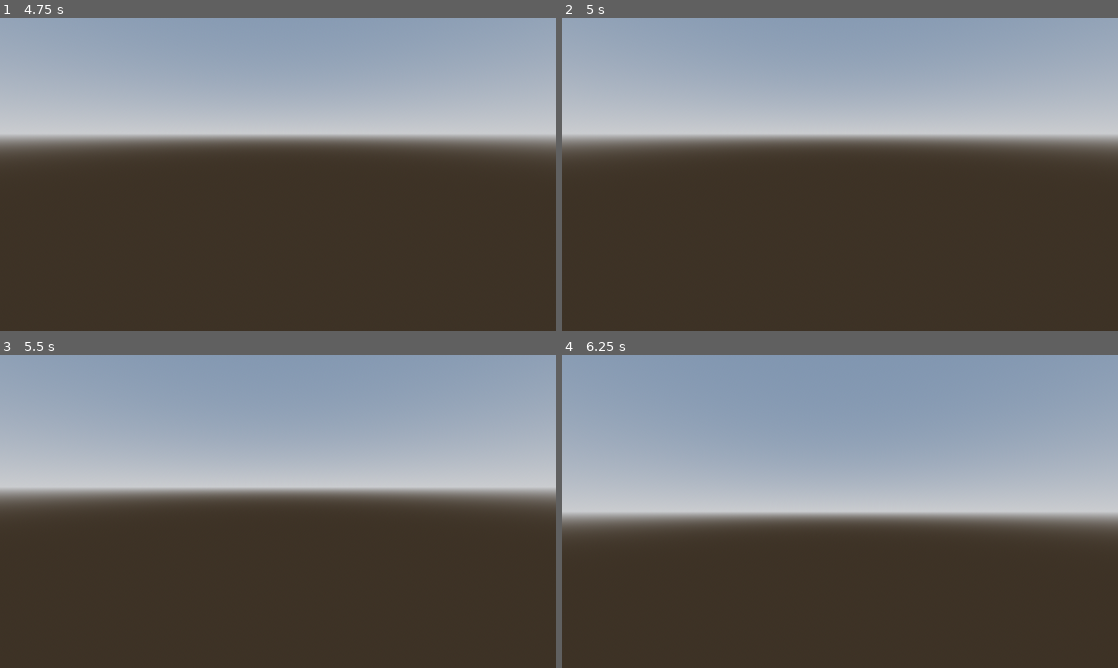
Above: before the commit, frames 1-4 (two rows, left to right).
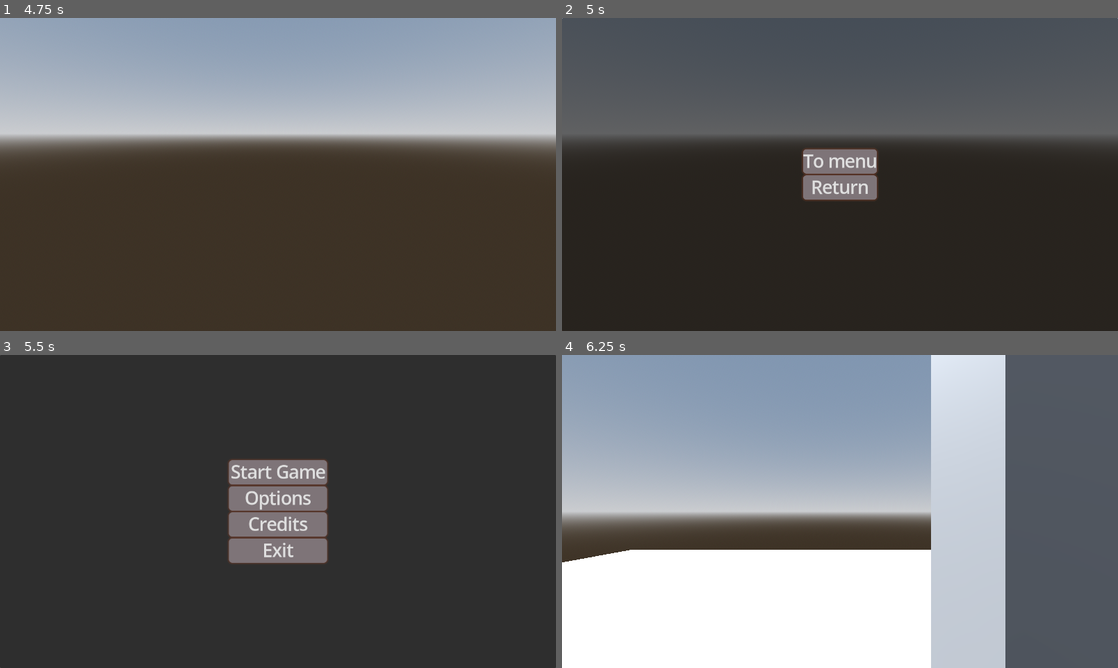
Above: after the commit, the same moments.

Repository: Redii9/Projekt_Gra_FPS
Game: Godot game, scene res://Scenes/menu.tscn
Two runs of this game, one before a commit and one after it. Both use one fixed random seed, a clock stepped at 60 frames per second and the inputs below.
Inputs (mouse positions are in pixels of both pictures, inside the frame that each line leads up to):
- Up to frame 1 (4.75 s): click "Start Game" at 0.5 s; tap Enter at 1.25, 4.25 s; move the mouse to (305, 174) at 1.27 s; hold W (forward) from 1.28 s (still down); tap Space (jump) at 1.52, 2.27, 3.5, 3.77, 4.52 s; move the mouse to (250, 174) at 2.02 s; move the mouse to (289, 168) at 2.77 s; move the mouse to (272, 180) at 3.52 s; move the mouse to (316, 177) at 4.27 s
- Up to frame 2 (5 s): keep holding W (forward); tap Escape (esc, bound only after the commit) at 4.9 s
- Up to frame 3 (5.5 s): release W (forward) at 5 s; click (278, 498) at 5 s, where only the run after the commit has a clickable "To menu"
- Up to frame 4 (6.25 s): click (840, 473) at 5.75 s, where only the run after the commit has a clickable "Start Game"

Frame 1 is identical in both runs. In frame 2, 47% of the frame differs, in the area x 0-100%, y 0-59%; in frame 3, 52%; in frame 4, 57%, in the area x 0-100%, y 0-100%.

Commit message:
Esc_ui
- Dodano esc_ui
- Dodano możliwość pauzy gry klikając esc w grze
- Dodano możliwość powrotu do menu z poziomu gry

Diff:
--- /dev/null
+++ b/Scenes/esc_ui.tscn
@@ -0,0 +1,91 @@
+[gd_scene load_steps=6 format=3 uid="uid://cyt25gwwvw5uj"]
+
+[ext_resource type="Script" uid="uid://bswv6qib3dqch" path="res://Scripts/esc_ui.gd" id="1_n1uqu"]
+
+[sub_resource type="StyleBoxFlat" id="StyleBoxFlat_4ix4w"]
+bg_color = Color(0.581094, 0.45728, 0.470233, 1)
+corner_radius_top_left = 8
+corner_radius_top_right = 8
+corner_radius_bottom_right = 8
+corner_radius_bottom_left = 8
+shadow_color = Color(0.443137, 0.235294, 0.160784, 0.6)
+shadow_size = 5
+
+[sub_resource type="StyleBoxFlat" id="StyleBoxFlat_n1uqu"]
+bg_color = Color(0.580392, 0.458824, 0.470588, 1)
+corner_radius_top_left = 8
+corner_radius_top_right = 8
+corner_radius_bottom_right = 8
+corner_radius_bottom_left = 8
+shadow_color = Color(0.443137, 0.235294, 0.160784, 0.6)
+shadow_size = 5
+
+[sub_resource type="StyleBoxFlat" id="StyleBoxFlat_u3mse"]
+bg_color = Color(0.494118, 0.454902, 0.470588, 1)
+corner_radius_top_left = 8
+corner_radius_top_right = 8
+corner_radius_bottom_right = 8
+corner_radius_bottom_left = 8
+shadow_color = Color(0.443137, 0.235294, 0.160784, 0.6)
+shadow_size = 5
+
+[sub_resource type="StyleBoxFlat" id="StyleBoxFlat_v31a4"]
+bg_color = Color(0.493041, 0.454238, 0.472409, 1)
+corner_radius_top_left = 8
+corner_radius_top_right = 8
+corner_radius_bottom_right = 8
+corner_radius_bottom_left = 8
+shadow_color = Color(0.443323, 0.234534, 0.161196, 0.6)
+shadow_size = 5
+
+[node name="esc_ui" type="Control"]
+layout_mode = 3
+anchors_preset = 15
+anchor_right = 1.0
+anchor_bottom = 1.0
+grow_horizontal = 2
+grow_vertical = 2
+script = ExtResource("1_n1uqu")
+
+[node name="Panel" type="Panel" parent="."]
+layout_mode = 1
+anchors_preset = 15
+anchor_right = 1.0
+anchor_bottom = 1.0
+grow_horizontal = 2
+grow_vertical = 2
+
+[node name="VBoxContainer" type="VBoxContainer" parent="."]
+layout_mode = 1
+anchors_preset = 8
+anchor_left = 0.5
+anchor_top = 0.5
+anchor_right = 0.5
+anchor_bottom = 0.5
+offset_left = -66.5
+offset_top = -58.0
+offset_right = 66.5
+offset_bottom = 58.0
+grow_horizontal = 2
+grow_vertical = 2
+
+[node name="menu" type="Button" parent="VBoxContainer"]
+layout_mode = 2
+theme_override_font_sizes/font_size = 40
+theme_override_styles/focus = SubResource("StyleBoxFlat_4ix4w")
+theme_override_styles/hover = SubResource("StyleBoxFlat_n1uqu")
+theme_override_styles/pressed = SubResource("StyleBoxFlat_u3mse")
+theme_override_styles/normal = SubResource("StyleBoxFlat_v31a4")
+text = "To menu"
+
+[node name="return" type="Button" parent="VBoxContainer"]
+layout_mode = 2
+theme_override_font_sizes/font_size = 40
+theme_override_styles/focus = SubResource("StyleBoxFlat_4ix4w")
+theme_override_styles/hover = SubResource("StyleBoxFlat_n1uqu")
+theme_override_styles/pressed = SubResource("StyleBoxFlat_u3mse")
+theme_override_styles/normal = SubResource("StyleBoxFlat_v31a4")
+text = "Return"
+
+[connection signal="pressed" from="VBoxContainer/menu" to="." method="_on_menu_pressed"]
+[connection signal="pressed" from="VBoxContainer/return" to="." method="_on_return_pressed"]
--- a/Scenes/main.tscn
+++ b/Scenes/main.tscn
@@ -1,5 +1,6 @@
-[gd_scene load_steps=5 format=3 uid="uid://ny1bvo5piibq"]
+[gd_scene load_steps=6 format=3 uid="uid://ny1bvo5piibq"]
 
+[ext_resource type="Script" uid="uid://q85so3xnavo3" path="res://Scripts/main.gd" id="1_bo1nx"]
 [ext_resource type="PackedScene" uid="uid://dyldx3763b2h4" path="res://Scenes/player.tscn" id="1_jjgbg"]
 
 [sub_resource type="ProceduralSkyMaterial" id="ProceduralSkyMaterial_jjgbg"]
@@ -15,6 +16,7 @@
 tonemap_mode = 2
 
 [node name="Main" type="Node3D"]
+script = ExtResource("1_bo1nx")
 
 [node name="WorldEnvironment" type="WorldEnvironment" parent="."]
 environment = SubResource("Environment_8gbba")
--- /dev/null
+++ b/Scripts/esc_ui.gd
@@ -0,0 +1,15 @@
+extends Control
+
+
+func _on_menu_pressed() -> void:
+	for esc in get_tree().get_nodes_in_group("esc_ui_instances"):
+		esc.queue_free()
+
+	get_tree().change_scene_to_file("res://Scenes/menu.tscn")
+
+
+func _on_return_pressed() -> void:
+	for esc in get_tree().get_nodes_in_group("esc_ui_instances"):
+		esc.queue_free()
+	get_tree().root.get_node("Main").process_mode = Node.PROCESS_MODE_INHERIT
+	Input.set_mouse_mode(Input.MOUSE_MODE_CAPTURED)
--- /dev/null
+++ b/Scripts/main.gd
@@ -0,0 +1,23 @@
+extends Node3D
+
+func _ready() -> void:
+	Input.set_mouse_mode(Input.MOUSE_MODE_CAPTURED)
+
+func _input(_event: InputEvent) -> void:
+	if Input.is_action_just_pressed("esc"):
+		apply_esc_ui()
+
+func apply_esc_ui() -> void:
+	var esc_ui = get_tree().get_nodes_in_group("esc_ui_instances")
+
+	if esc_ui:
+		for esc in get_tree().get_nodes_in_group("esc_ui_instances"):
+			esc.queue_free()
+		get_tree().root.get_node("Main").process_mode = Node.PROCESS_MODE_INHERIT
+		Input.set_mouse_mode(Input.MOUSE_MODE_CAPTURED)
+	else:
+		esc_ui = load("res://Scenes/esc_ui.tscn").instantiate()
+		esc_ui.add_to_group("esc_ui_instances")
+		get_tree().root.add_child(esc_ui)
+		get_tree().root.get_node("Main").process_mode = Node.PROCESS_MODE_DISABLED
+		Input.set_mouse_mode(Input.MOUSE_MODE_VISIBLE)
--- a/project.godot
+++ b/project.godot
@@ -62,6 +62,11 @@
 "events": [Object(InputEventKey,"resource_local_to_scene":false,"resource_name":"","device":-1,"window_id":0,"alt_press …(191 unchanged characters)…
 ]
 }
+esc={
+"deadzone": 0.2,
+"events": [Object(InputEventKey,"resource_local_to_scene":false,"resource_name":"","device":-1,"window_id":0,"alt_pressed":false,"shift_pressed":false,"ctrl_pressed":false,"meta_pressed":false,"pressed":false,"keycode":0,"physical_keycode":4194305,"key_label":0,"unicode":0,"location":0,"echo":false,"script":null)
+]
+}
 
 [rendering]
 
Not shown, added: Scripts/esc_ui.gd.uid
Not shown, added: Scripts/main.gd.uid
